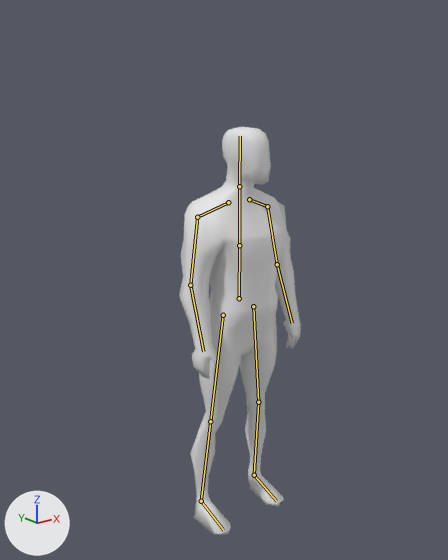
Two versions of the Blender file Assets/Axtras/Models/Human/Human Body.blend, one commit apart.
Camera for both pictures: a 50 mm camera at (-1.296, -1.537, 1.534) aimed at (-0.053, 0.017, 0.912). Arrows for +X, +Y and +Z are at lower left; the lights stay in place. The bones that bend it are drawn over the model as lines.

Names of what the first picture shows: 'male body'.
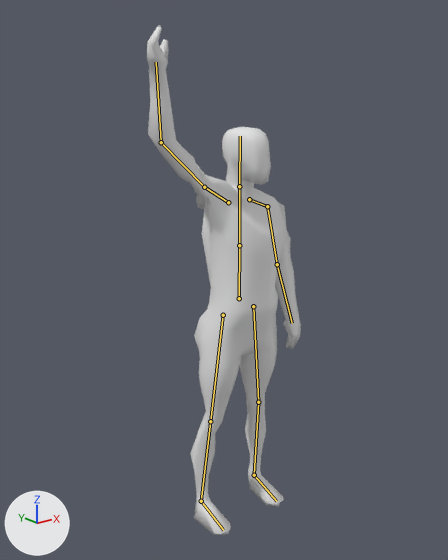
The newer file adds an action. The first version stands in its rest pose; the second is drawn at frame 1 of the action 'Dance'.

Location of each change, (x1, y1, x2, y2) in pixels of the pictures (448 x 560 px):
'male body', posed (26% wider, 25% taller): before (179, 127, 301, 535); after (147, 25, 301, 535)
bone 'Bone.009', root to tip: before (228, 202) to (197, 217); after (228, 202) to (204, 187)
bone 'Bone.010', root to tip: before (197, 217) to (190, 285); after (204, 187) to (161, 142)
bone 'Bone.011', root to tip: before (190, 285) to (203, 351); after (161, 142) to (156, 62)

The change, as a diff of the scene's bpy script:
```diff
--- a/Assets/Axtras/Models/Human/Human Body.blend.py
+++ b/Assets/Axtras/Models/Human/Human Body.blend.py
@@ bone_bone_009 @@
 bone_bone_009 = bpy.data.objects['Armature'].pose.bones['Bone.009']  # child of 'Bone'
-bone_bone_009.rotation_quaternion = (1.0, 0.0, 0.0, 0.0)  # degrees (0, 0, 0)
+bone_bone_009.rotation_quaternion = (0.733, -0.119, 0.515, -0.428)  # degrees (-54, 41, -82)
@@ bone_bone_010 @@
 bone_bone_010 = bpy.data.objects['Armature'].pose.bones['Bone.010']  # child of 'Bone.009'
-bone_bone_010.rotation_quaternion = (1.0, 0.0, 0.0, 0.0)  # degrees (0, 0, 0)
+bone_bone_010.rotation_quaternion = (0.601, 0.345, 0.614, -0.377)  # degrees (99, 93, 37)
@@ bone_bone_011 @@
 bone_bone_011 = bpy.data.objects['Armature'].pose.bones['Bone.011']  # child of 'Bone.010'
-bone_bone_011.rotation_quaternion = (1.0, 0.0, 0.0, 0.0)  # degrees (0, 0, 0)
+bone_bone_011.rotation_quaternion = (0.96, 0.016, -0.057, 0.274)  # degrees (0, -7, 32)
```
